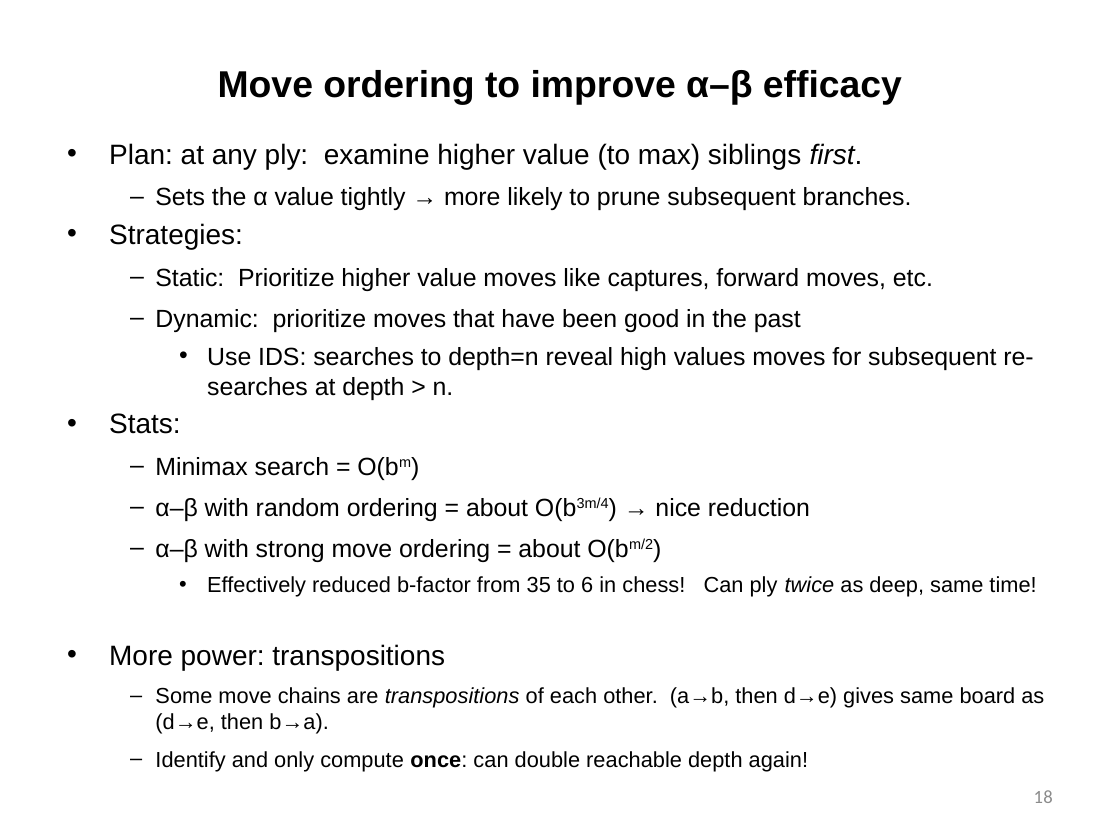
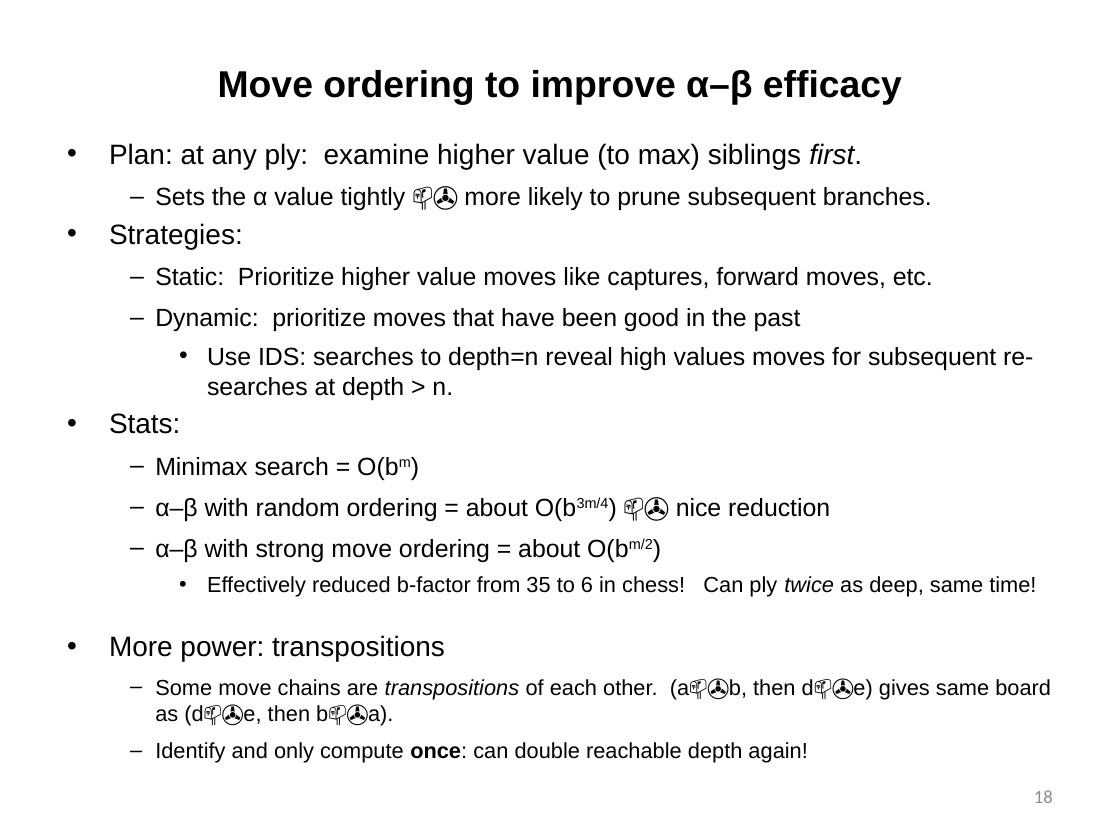
Before and after one commit to tdhock/cs470-570-spring-2023, a slide deck: slide 18 of slides/chapter5.pptx. Drawn at 1120x840 pixels with LibreOffice and Linux fonts; fonts in the diff are those of the drawing. Boxes give left, top, right and bottom in pixels: in the first picture for what was removed or moved away, otherwise in the second. Text is boxed around its words. In the diff, an @@ line names an element or a change of style, - is before the commit and + after.

```diff
--- a/slides/chapter5.pptx
+++ b/slides/chapter5.pptx
@@ text at (155,187,932,210): text changed @@
-  – Sets the α value tightly → more likely to prune subsequent branches.
+  – Sets the α value tightly 📫✇ more likely to prune subsequent branches.
@@ text at (155,497,830,521): text changed @@
-  – α–β with random ordering = about O(b3m/4) → nice reduction
+  – α–β with random ordering = about O(b3m/4) 📫✇ nice reduction
@@ text at (155,679,1051,725): text changed @@
-  – Some move chains are transpositions of each other. (a→b, then d→e) gives same board as (d→e, then b→a).
+  – Some move chains are transpositions of each other. (a📫✇b, then d📫✇e) gives same board as (d📫✇e, then b📫✇a).
@@ page number at (1034,790,1053,803): text colour #8C8C8C to #8B8B8B, letter spacing 0.2 to 0.1 pt @@
```
Also in this commit, not shown: 27 other slides changed, 1 other file.
